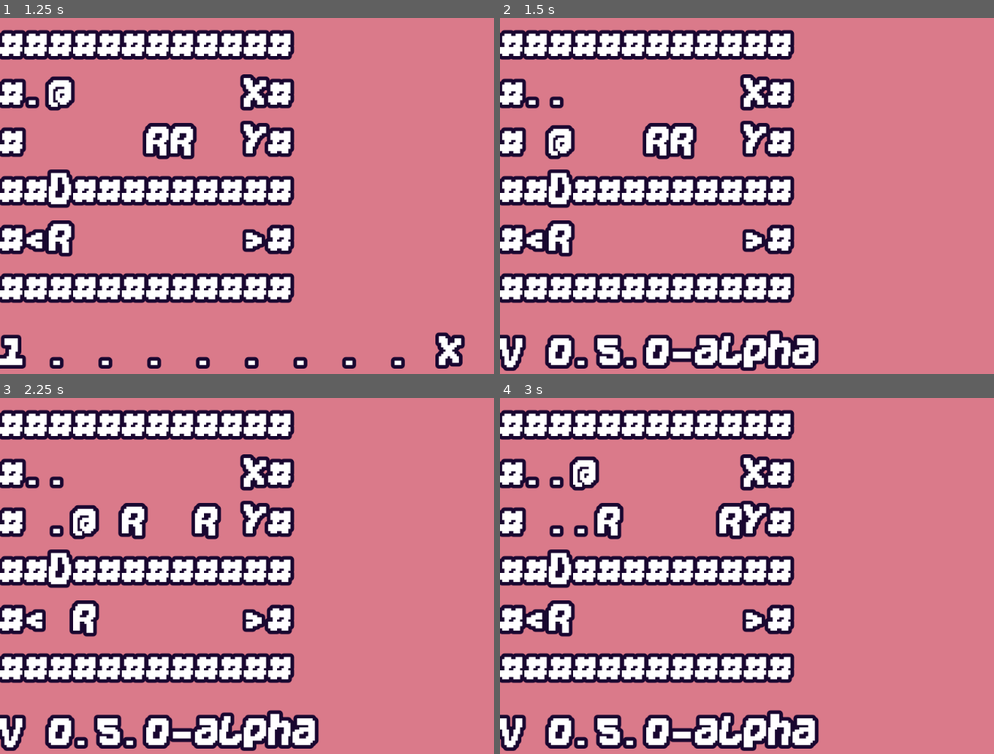
Above: before the commit, frames 1-4 (two rows, left to right).
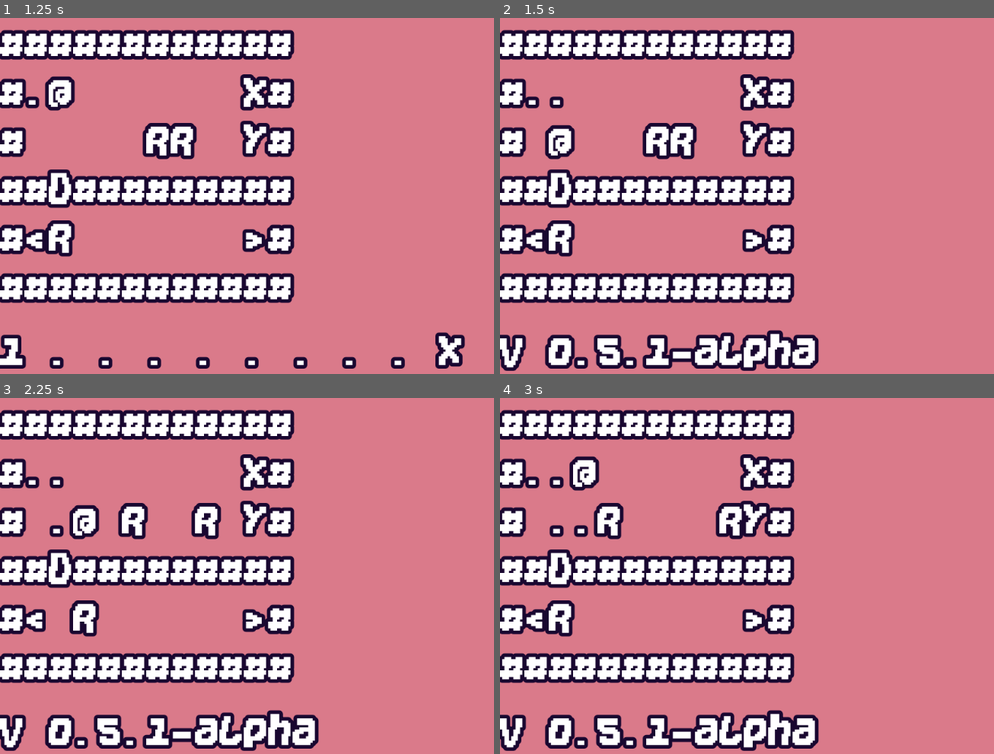
Above: after the commit, the same moments.

Repository: KaizNike/Defeating-User-Built-Dungeon
Game: Godot game, scene res://Main.tscn
Two runs of this game, one before a commit and one after it. Both use one fixed random seed, a clock stepped at 60 frames per second and the inputs below.
Inputs:
- Up to frame 1 (1.25 s): tap Enter at 0.5 s; hold Right (move_right) from 0.53 s (still down); hold Z (use_scroll) from 0.53 s (still down)
- Up to frame 2 (1.5 s): tap Space at 1.25 s; release Right (move_right) at 1.28 s; release Z (use_scroll) at 1.28 s; hold Down (move_down) from 1.28 s (still down); tap V (version_display) at 1.35 s
- Up to frame 3 (2.25 s): tap Enter at 2 s; release Down (move_down) at 2.03 s; hold Right (move_right) from 2.03 s (still down); hold . (wait) from 2.03 s (still down)
- Up to frame 4 (3 s): tap Space at 2.75 s; release Right (move_right) at 2.78 s; release . (wait) at 2.78 s; hold Up (move_up) from 2.78 s (still down); tap Z (use_scroll) at 2.85 s

Frame 1 is identical in both runs. In frame 2, 0.3% of the frame differs, in the area x 28-35%, y 88-99%; in frame 3, 0.3%; in frame 4, 0.3%.

Commit message:
v0.5.1 Icon Update
- Updated @ sign to Energy font

Diff:
--- a/Defeating User Built Dungeon/Main.gd
+++ b/Defeating User Built Dungeon/Main.gd
@@ -1,8 +1,8 @@
 extends Node
 
 # Major, Minor, Patch
-var version = [0, 5, 0, "-alpha"]
-# Latest - Week 5 Update - Inventory + Ranged Scrolls
+var version = [0, 5, 1, "-alpha"]
+# Latest - Week 5 Update - Inventory + Ranged Scrolls (icon update)
 
 # Future ideas - Friendly or neutral mobs
 
--- a/Defeating User Built Dungeon/project.godot
+++ b/Defeating User Built Dungeon/project.godot
@@ -12,7 +12,7 @@
 
 config/name="Defeating User Built Dungeon"
 run/main_scene="res://Main.tscn"
-config/icon="res://as/@icon.png"
+config/icon="res://as/@icon2small.png"
 
 [display]
 
Binary file added: Defeating User Built Dungeon/as/@icon2small.png
Not shown, added: Defeating User Built Dungeon/as/@icon2small.png.import
